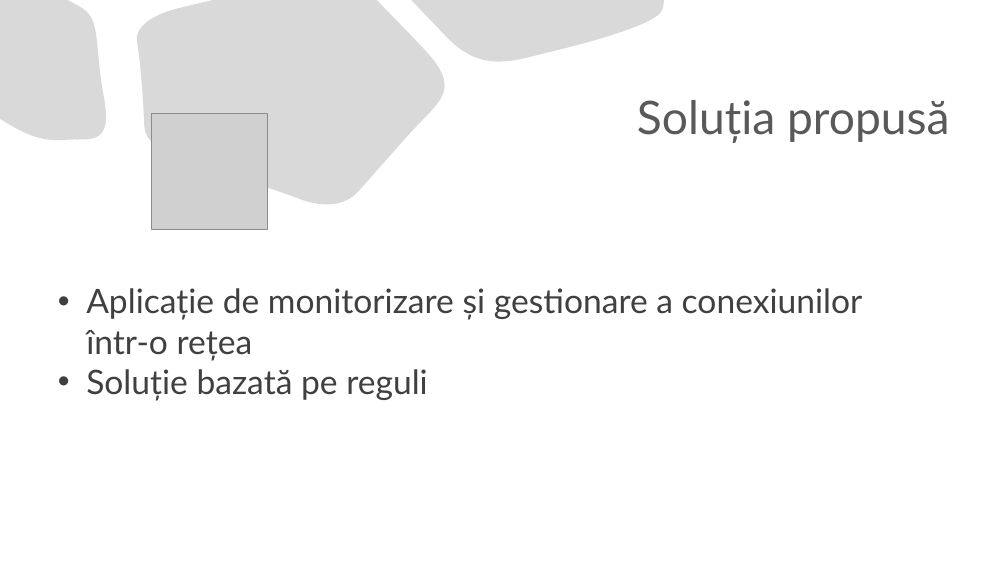
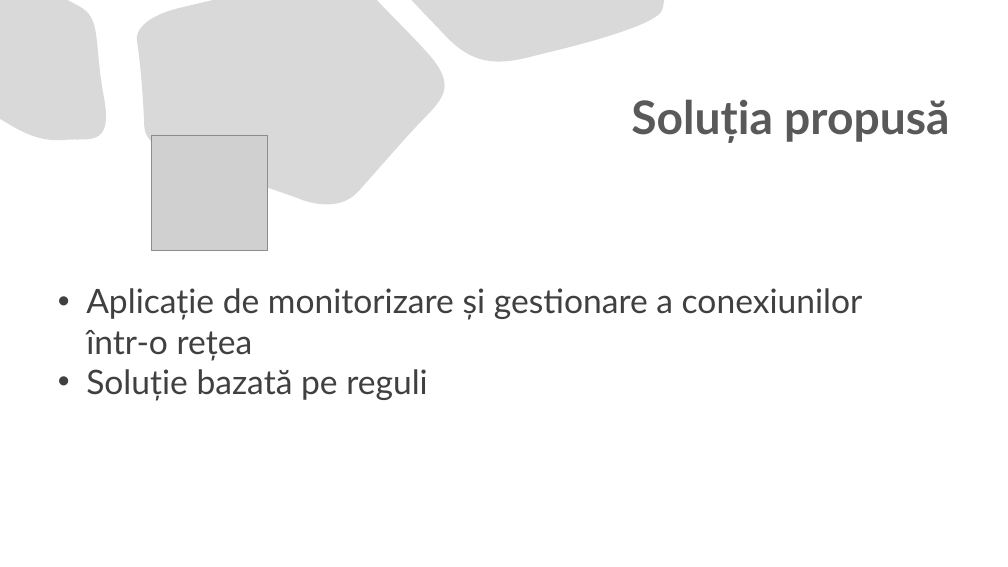
Before and after one commit to TheodorPredescu/Intrusion-Detection-and-Prevention-System, a slide deck: slide 4 of document/scss/prezentare_scss.pptx. Drawn at 1008x567 pixels with LibreOffice and Linux fonts; fonts in the diff are those of the drawing; grey boxes stand for pictures. Boxes give left, top, right and bottom in pixels: in the first picture for what was removed or moved away, otherwise in the second. Text is boxed around its words. In the diff, an @@ line names an element or a change of style, - is before the commit and + after.

```diff
--- a/document/scss/prezentare_scss.pptx
+++ b/document/scss/prezentare_scss.pptx
@@ title "Soluția propusă" at box(631, 99, 949, 143): bold on @@
@@ picture: place and size @@
-picture at box(152, 113, 268, 229)
+picture at box(152, 135, 268, 251)
```
Also in this commit, not shown: 6 other slides changed, 1 slide added, 2 other files.
